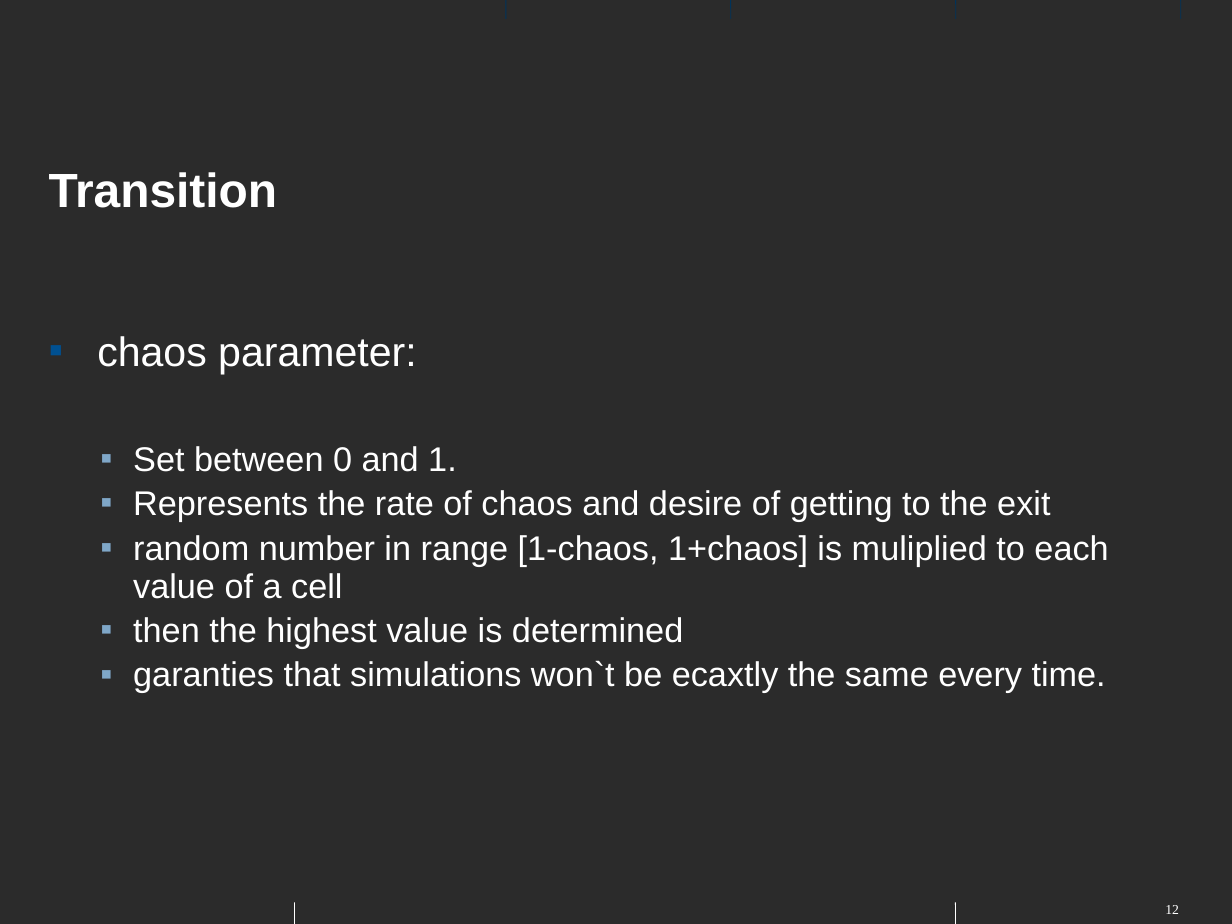
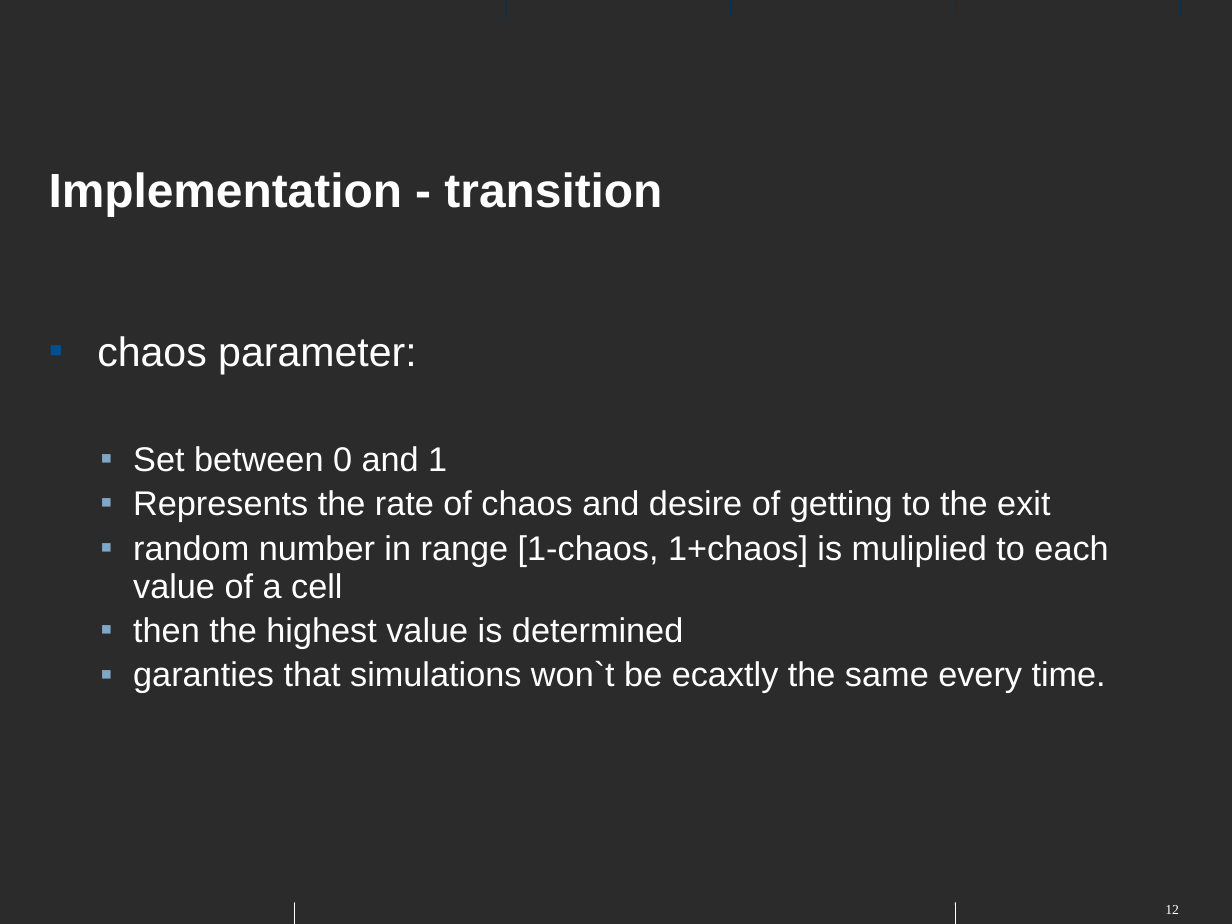
Before and after one commit to nfloery/crowd-flow-optimization, a slide deck: slide 12 of presentation/cfo.odp. Drawn at 1232x924 pixels with LibreOffice and Linux fonts; fonts in the diff are those of the drawing; background and template pictures are left out; a plain dark background stands for a picture behind light text. Boxes give left, top, right and bottom in pixels: in the first picture for what was removed or moved away, otherwise in the second. Text is boxed around its words. In the diff, an @@ line names an element or a change of style, - is before the commit and + after.

```diff
--- a/presentation/cfo.odp
+++ b/presentation/cfo.odp
@@ title at (49, 172, 662, 217): text changed @@
-Transition
+Implementation - transition
@@ text at (133, 446, 447, 472): text changed @@
-  ▪ Set between 0 and 1.
+  ▪ Set between 0 and 1
```
Also in this commit, not shown: 7 other slides changed, 4 slides added.
